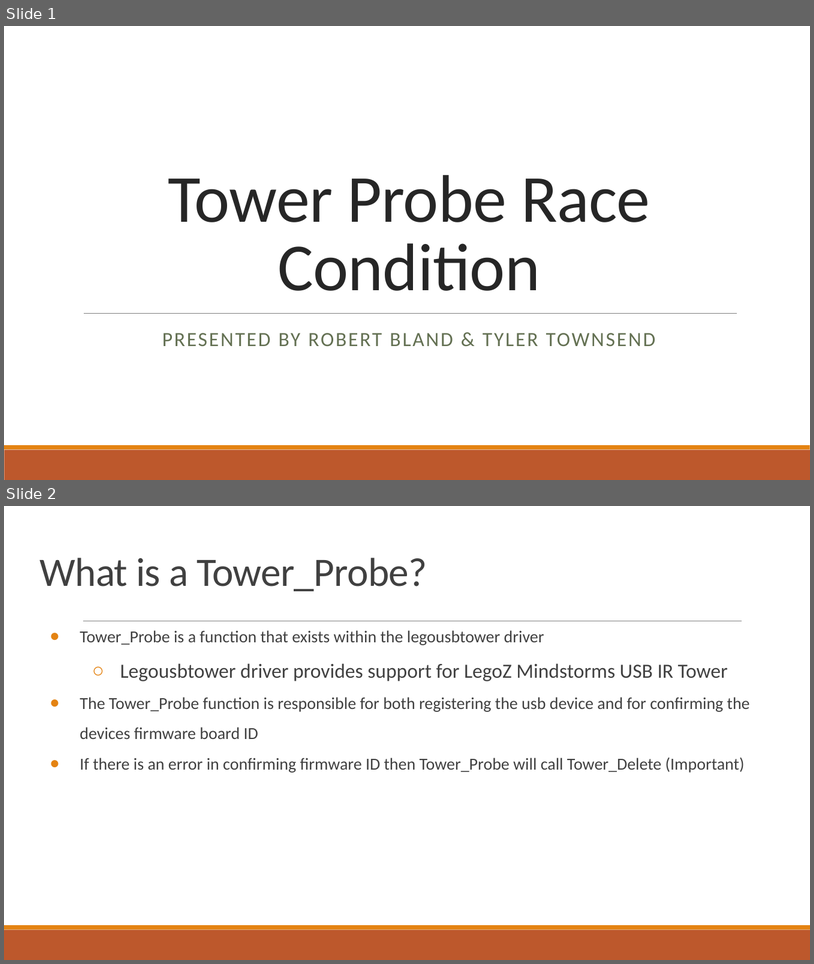
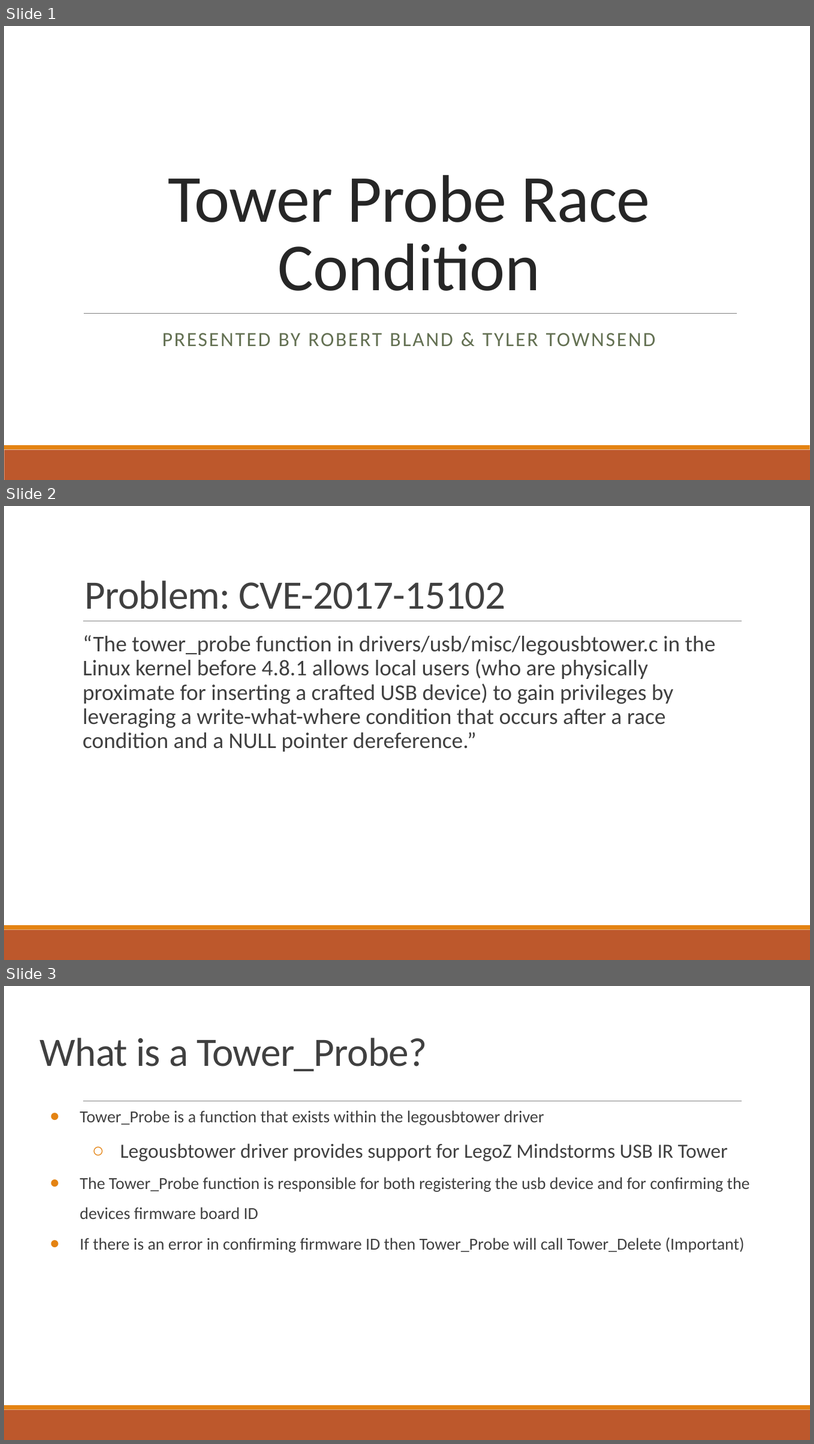
Before and after one commit to ttown386/PaVT-BST, a slide deck: doc/HW2/Tower Probe Race Condition.pptx. Shown one above the other, each under a label of ours: slides 1 and 2 before the commit, slides 1, 2 and 3 after it. The pictures are 814x964 and 814x1444 pixels, drawn with LibreOffice and Linux fonts; fonts in the diff are those of the drawing. Boxes give left, top, right and bottom in pixels: in the first picture for what was removed or moved away, otherwise in the second. Text is boxed around its words. In the diff, an @@ line names an element or a change of style, - is before the commit and + after.

```diff
--- a/doc/HW2/Tower Probe Race Condition.pptx
+++ b/doc/HW2/Tower Probe Race Condition.pptx
@@ slide 2 added at [4, 506, 810, 960], background #FFFFFF; not listed: 3 template elements that a slide beside it also shows @@
@@ title added at [84, 580, 506, 609], 36 pt, text #404040 @@
+Problem: CVE-2017-15102
@@ text added at [83, 635, 716, 751], 20 pt, text #404040 @@
+  “The tower_probe function in drivers/usb/misc/legousbtower.c in the Linux kernel before 4.8.1 allows local users (who are physically proximate for inserting a crafted USB device) to gain privileges by leveraging a write-what-where condition that occurs after a race condition and a NULL pointer dereference.”
@@ what was slide 2 is now slide 3 @@
```
Also in this commit, not shown: 4 slides changed, 12 other slides added, 1 slide removed.
